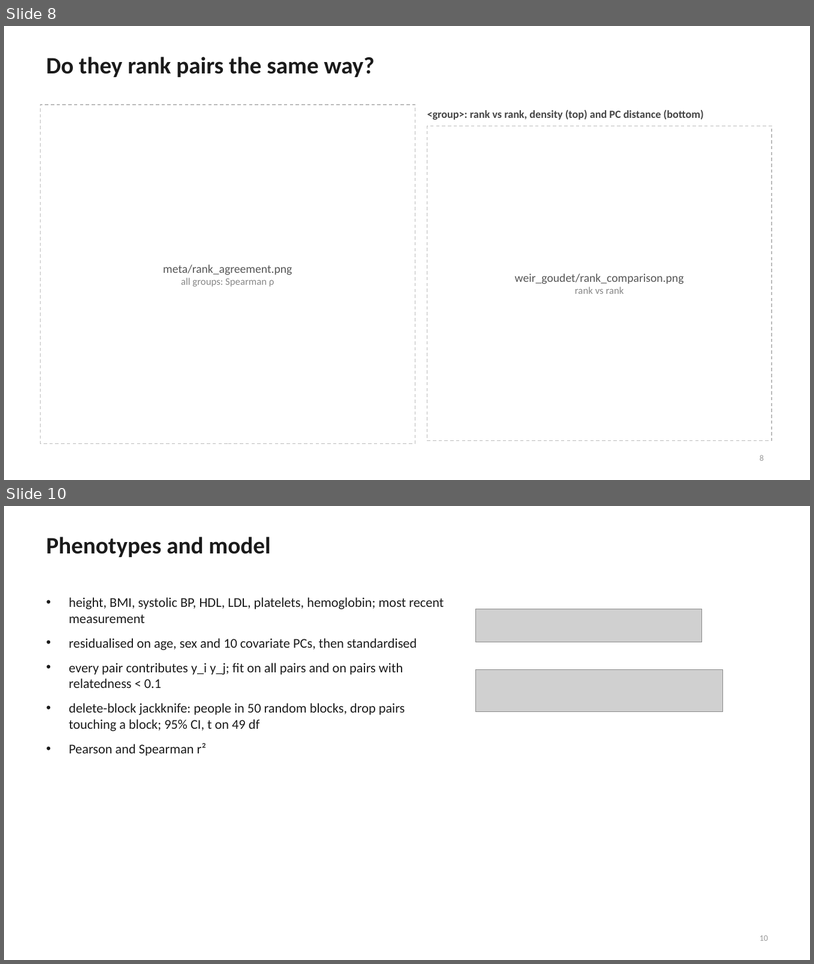
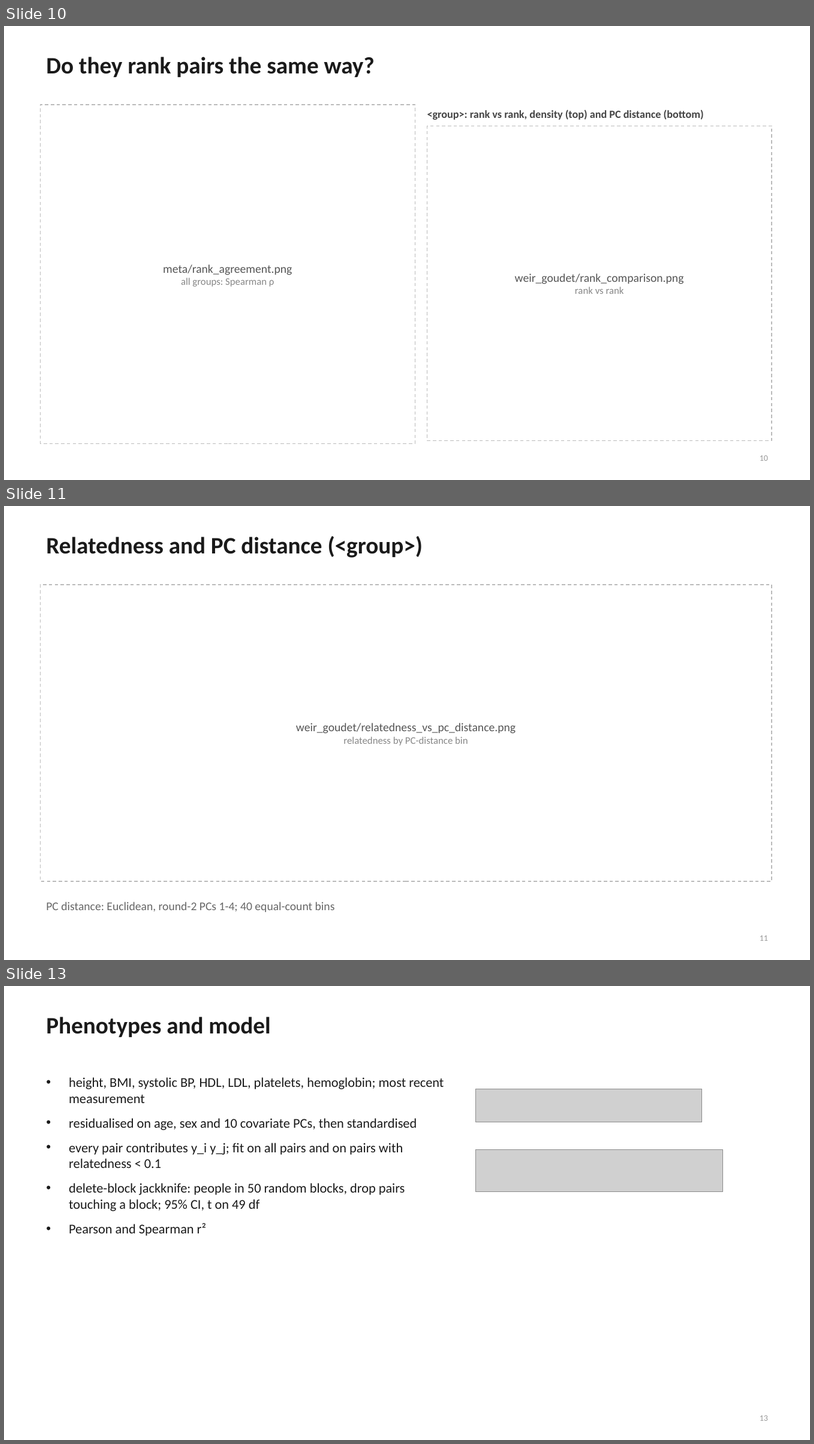
Before and after one commit to mkiravn/aou-covariance, a slide deck: slides/relatedness_condensed.pptx. Shown one above the other, each under a label of ours: slides 8 and 10 before the commit, slides 10, 11 and 13 after it; the slides between them are not shown. The pictures are 814x964 and 814x1444 pixels, drawn with LibreOffice and Linux fonts; fonts in the diff are those of the drawing; grey boxes stand for pictures. Boxes give left, top, right and bottom in pixels: in the first picture for what was removed or moved away, otherwise in the second. Text is boxed around its words. In the diff, an @@ line names an element or a change of style, - is before the commit and + after.

```diff
--- a/slides/relatedness_condensed.pptx
+++ b/slides/relatedness_condensed.pptx
@@ slide 11 added at bbox=[4, 506, 810, 960], background #FFFFFF @@
@@ title added at bbox=[46, 536, 423, 558], 28 pt, text #1A1A1A, bold @@
+Relatedness and PC distance (<group>)
@@ rectangle added at bbox=[40, 585, 772, 881], fill #FFFFFF, outline #BBBBBB 1 pt dashed @@
@@ text added at bbox=[296, 723, 516, 745], 14 pt, text #555555 @@
+weir_goudet/relatedness_vs_pc_distance.png
+relatedness by PC-distance bin
@@ text added at bbox=[46, 901, 335, 912], 14 pt, text #666666 @@
+PC distance: Euclidean, round-2 PCs 1-4; 40 equal-count bins
@@ page number added at bbox=[760, 935, 768, 940], 10 pt, text #999999 @@
+11
@@ what was slide 8 is now slide 10 @@
@@ page number at bbox=[760, 455, 768, 460]: text changed @@
-8
+10
@@ what was slide 10 is now slide 13 @@
@@ page number at bbox=[760, 1415, 768, 1420]: text changed @@
-10
+13
```
Also in this commit, not shown: 4 slides changed, 3 other slides added, 2 slides removed, 3 other files.
